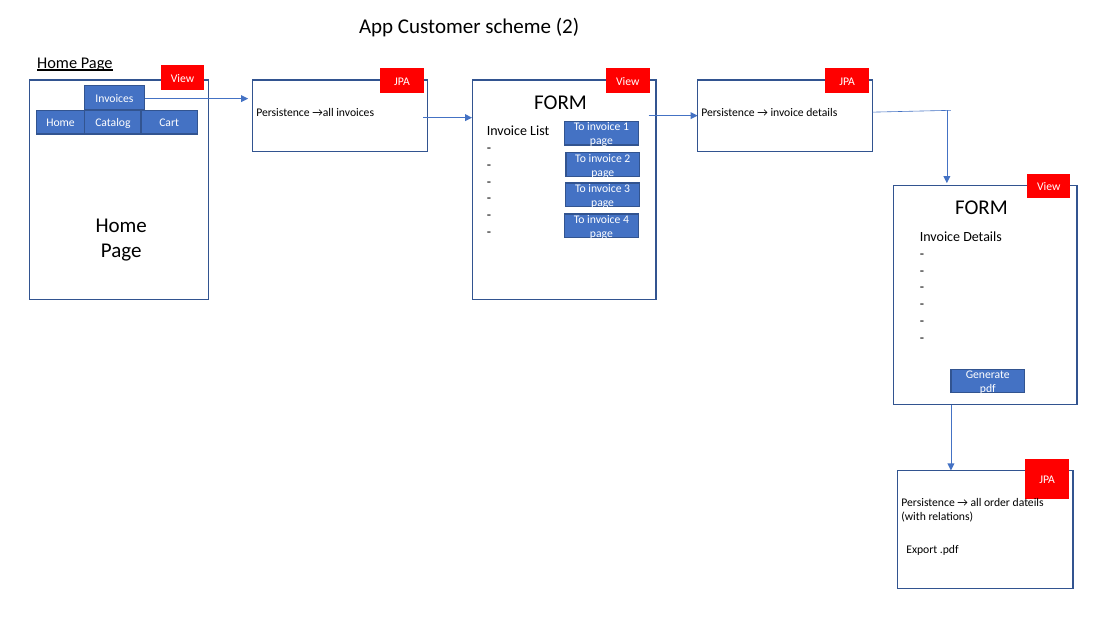
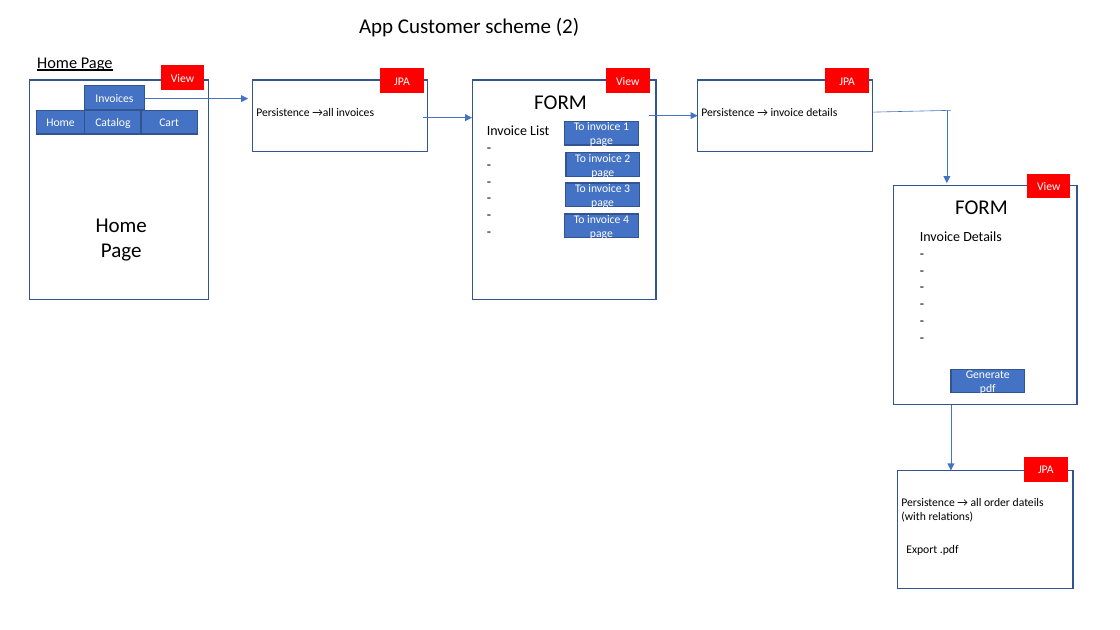
Before and after one commit to dgomezbau/ecommerce_project_MD, a slide deck: slide 3 of scheme_application_ecommerce_v0.2.pptx. Drawn at 1120x630 pixels with LibreOffice and Linux fonts; fonts in the diff are those of the drawing. Boxes give left, top, right and bottom in pixels: in the first picture for what was removed or moved away, otherwise in the second. Text is boxed around its words. In the diff, an @@ line names an element or a change of style, - is before the commit and + after.

```diff
--- a/scheme_application_ecommerce_v0.2.pptx
+++ b/scheme_application_ecommerce_v0.2.pptx
@@ rectangle "JPA": place and size @@
-rectangle "JPA" at bbox=[1026, 460, 1068, 499]
+rectangle "JPA" at bbox=[1025, 458, 1067, 481]
```
Also in this commit, not shown: 1 other slide changed.
